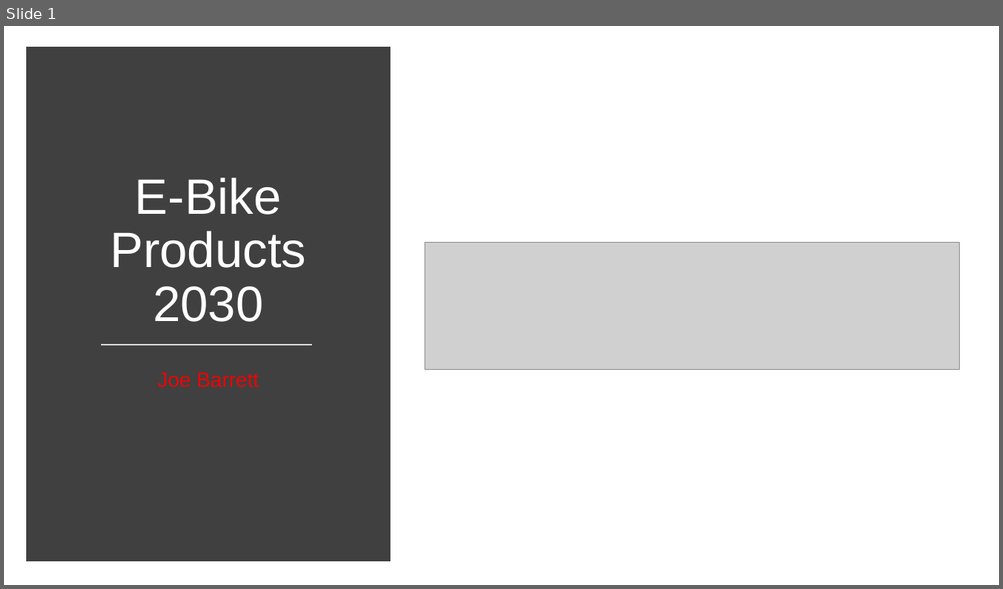
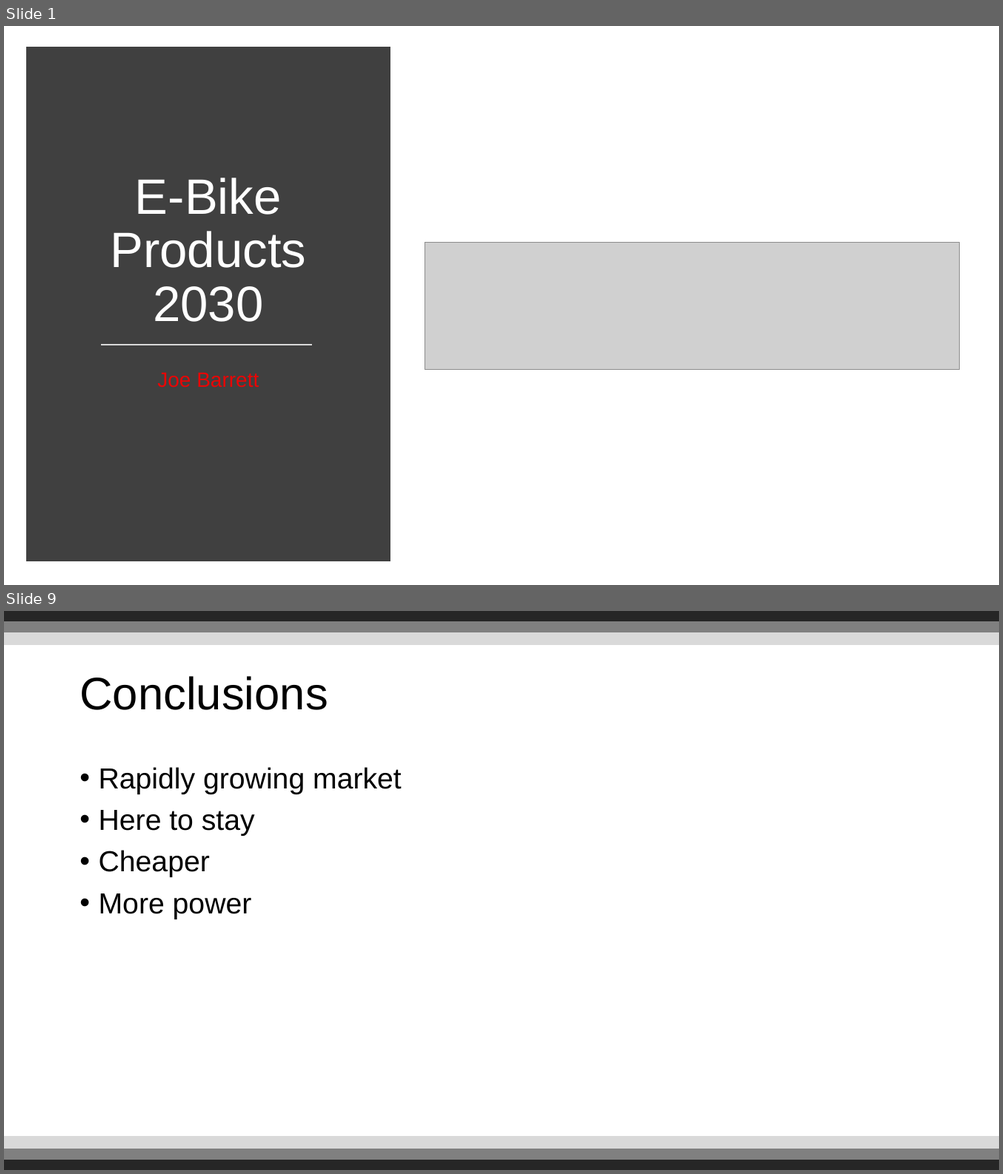
Before and after one commit to Reignable/Employment-Docs, a slide deck: companies/Bosch/presentation/Presentation.pptx. Shown one above the other, each under a label of ours: slide 1 before the commit, slides 1 and 9 after it; the slides between them are not shown. The pictures are 1003x589 and 1003x1174 pixels, drawn with LibreOffice and Linux fonts; fonts in the diff are those of the drawing; grey boxes stand for pictures; background and template pictures are left out. Boxes give left, top, right and bottom in pixels: in the first picture for what was removed or moved away, otherwise in the second. Text is boxed around its words. In the diff, an @@ line names an element or a change of style, - is before the commit and + after.

```diff
--- a/companies/Bosch/presentation/Presentation.pptx
+++ b/companies/Bosch/presentation/Presentation.pptx
@@ slide 9 added at (x1=4, y1=611, x2=999, y2=1170), background #FFFFFF @@
@@ rectangle added at (x1=4, y1=611, x2=999, y2=622), fill #262626, outline #262626 1 pt @@
@@ rectangle added at (x1=4, y1=622, x2=999, y2=633), fill #808080, outline #808080 1 pt @@
@@ rectangle added at (x1=4, y1=633, x2=999, y2=644), fill #D9D9D9, outline #D9D9D9 1 pt @@
@@ title added at (x1=79, y1=676, x2=327, y2=710), 44 pt, text #000000 @@
+Conclusions
@@ text added at (x1=99, y1=767, x2=401, y2=920), 28 pt, text #000000 @@
+• Rapidly growing market
+• Here to stay
+• Cheaper
+• More power
@@ rectangle added at (x1=4, y1=1137, x2=999, y2=1148), fill #D9D9D9, outline #D9D9D9 1 pt @@
@@ rectangle added at (x1=4, y1=1159, x2=999, y2=1170), fill #262626, outline #262626 1 pt @@
@@ rectangle added at (x1=4, y1=1148, x2=999, y2=1159), fill #808080, outline #808080 1 pt @@
```
Also in this commit, not shown: 6 slides changed, 1 other slide added, 1 slide removed, 1 other file.
